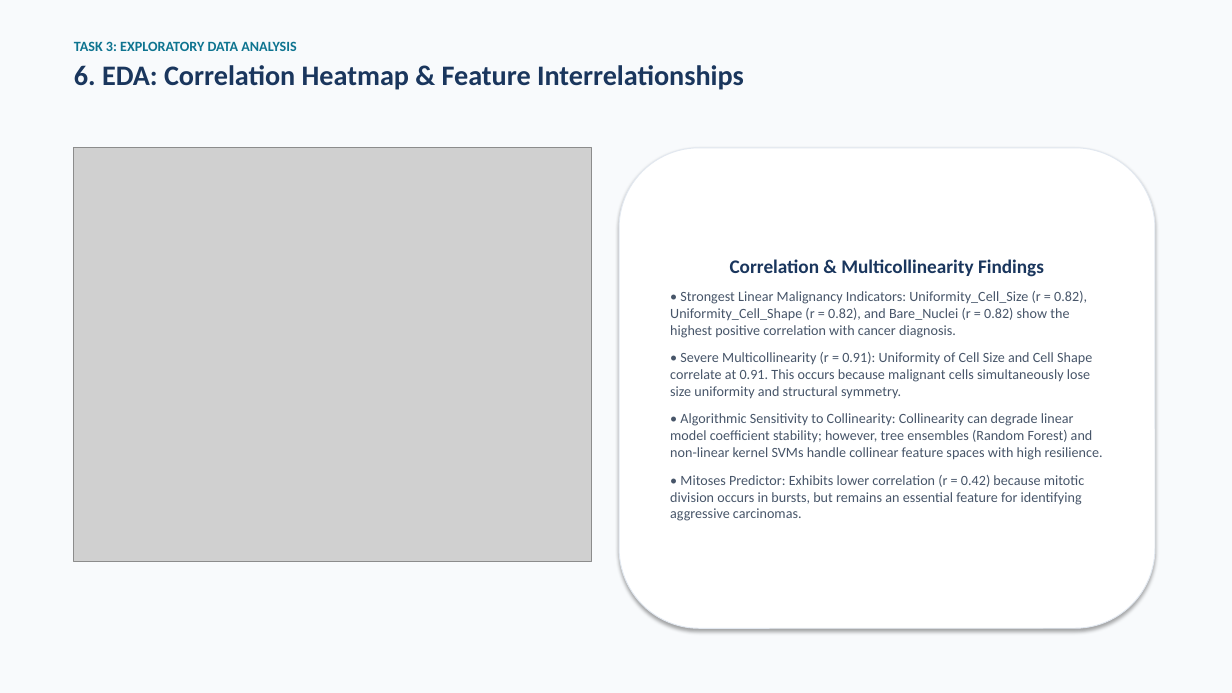
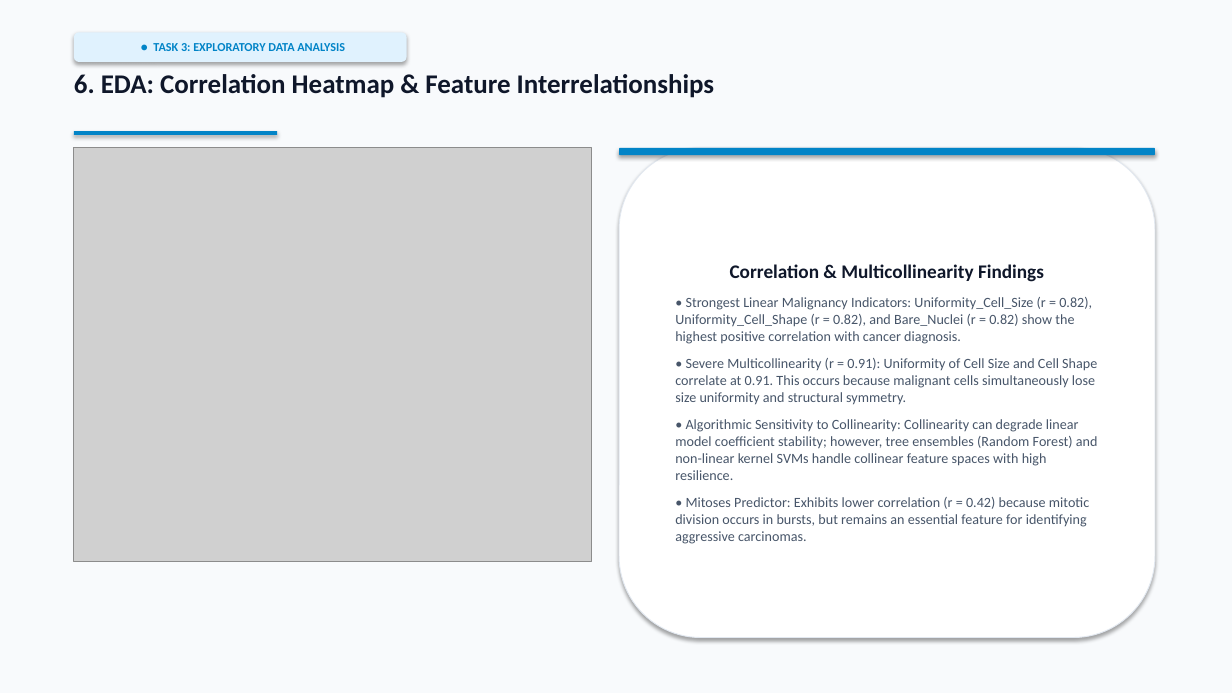
Before and after one commit to RemonAyman/advai, a slide deck: slide 7 of breast_cancer_classification_presentation.pptx. Drawn at 1232x693 pixels with LibreOffice and Linux fonts; fonts in the diff are those of the drawing; grey boxes stand for pictures. Boxes give left, top, right and bottom in pixels: in the first picture for what was removed or moved away, otherwise in the second. Text is boxed around its words. In the diff, an @@ line names an element or a change of style, - is before the commit and + after.

```diff
--- a/breast_cancer_classification_presentation.pptx
+++ b/breast_cancer_classification_presentation.pptx
@@ text at (74, 41, 296, 51): paragraph removed @@
-TASK 3: EXPLORATORY DATA ANALYSIS
@@ rounded rectangle added at (74, 32, 407, 62), fill #E0F2FE, 9.5 pt, text #0284C7, bold @@
+● TASK 3: EXPLORATORY DATA ANALYSIS
@@ text "6. EDA: Correlation Heatmap & ...": place and size @@
-text "6. EDA: Correlation Heatmap & ..." at (74, 41, 744, 90)
+text "6. EDA: Correlation Heatmap & ..." at (74, 74, 715, 98)
@@ text "6. EDA: Correlation Heatmap & ..." at (74, 74, 715, 98): size 22 to 21 pt, text colour #1A365D to #0F172A; less space between paragraphs @@
@@ rectangle added at (74, 131, 277, 135), fill #0284C7 @@
@@ rounded rectangle "Correlation & Multicollinearity Findings": place and size @@
-rounded rectangle "Correlation & Multicollinearity Findings" at (619, 148, 1155, 628)
+rounded rectangle "Correlation & Multicollinearity Findings" at (619, 148, 1155, 638)
@@ rounded rectangle added at (619, 148, 1155, 155), fill #0284C7 @@
@@ text in rounded rectangle at (730, 264, 1044, 282): text colour #1A365D to #0F172A in "Correlation & Multicollinearity Findings" @@
```
Also in this commit, not shown: 12 other slides changed, 2 other files.
